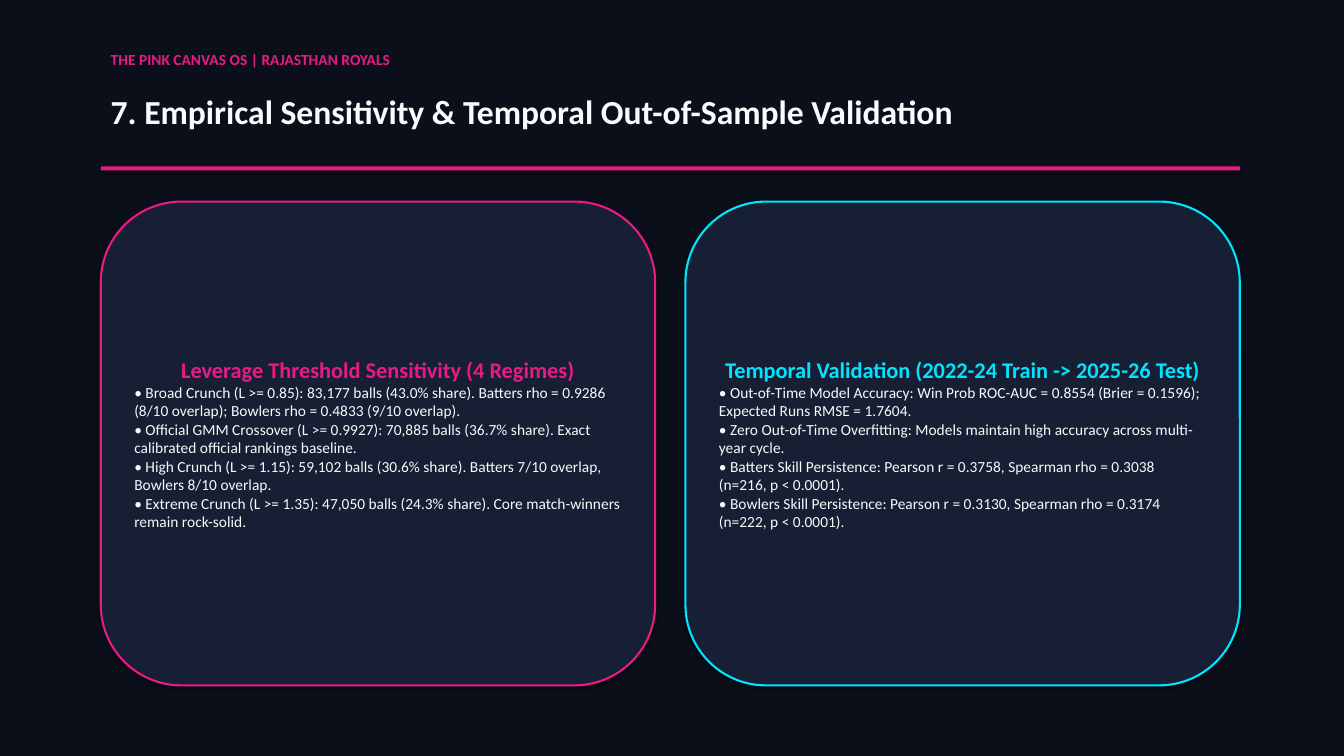
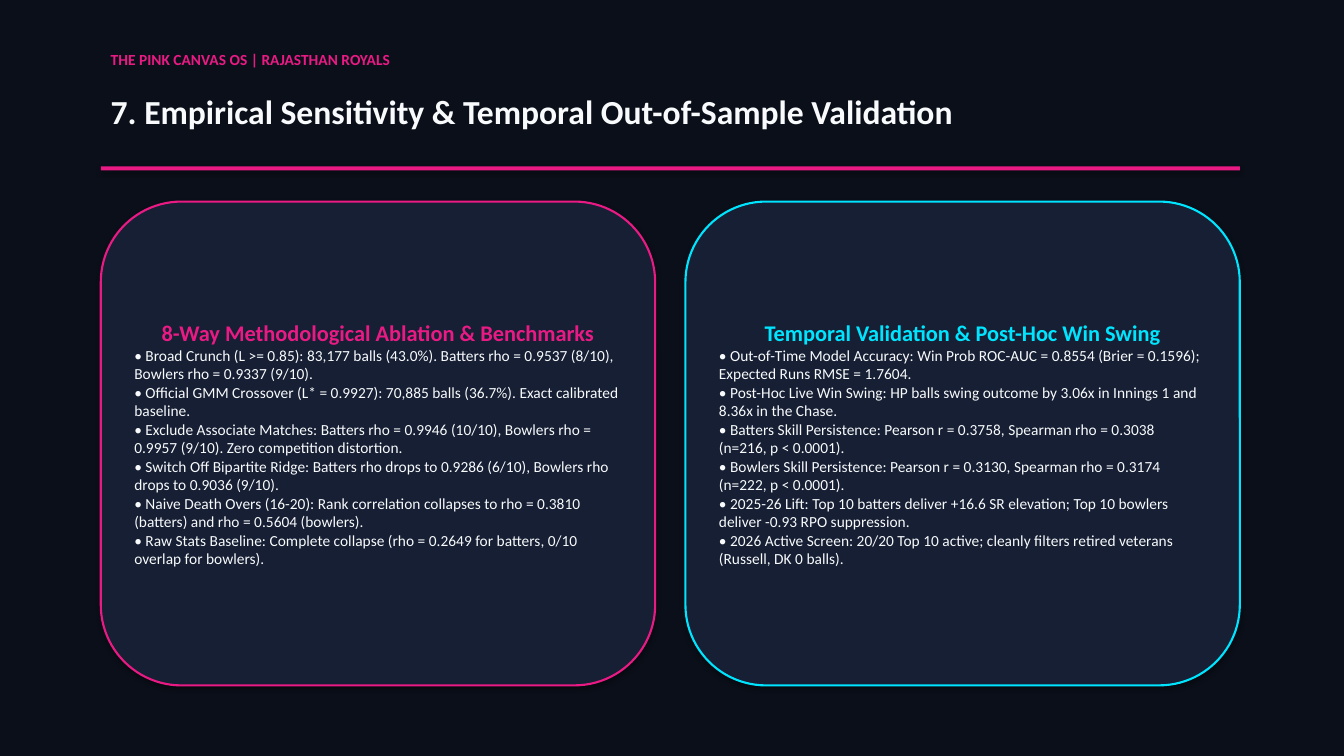
Before and after one commit to passionate-coder26/SupeRR-selector, a slide deck: slide 8 of assets/SupeRR_Selector_S2_Methodology_Report.pptx. Drawn at 1344x756 pixels with LibreOffice and Linux fonts; fonts in the diff are those of the drawing. Boxes give left, top, right and bottom in pixels: in the first picture for what was removed or moved away, otherwise in the second. Text is boxed around its words. In the diff, an @@ line names an element or a change of style, - is before the commit and + after.

Commit message:
Add all 6 statistical validation & transparency layers: 400-rep bootstrap CIs, 8-way ablation table, 2x2x2 post-hoc live win swings, forensic data hygiene audit, annual consistency matrix, and bubble contenders (ranks 11-20)

```diff
--- a/assets/SupeRR_Selector_S2_Methodology_Report.pptx
+++ b/assets/SupeRR_Selector_S2_Methodology_Report.pptx
@@ text in rounded rectangle at [134,325,618,567]: text changed @@
-Leverage Threshold Sensitivity (4 Regimes)
-• Broad Crunch (L >= 0.85): 83,177 balls (43.0% share). Batters rho = 0.9286 (8/10 overlap); Bowlers rho = 0.4833 (9/10 overlap).
-• Official GMM Crossover (L >= 0.9927): 70,885 balls (36.7% share). Exact calibrated official rankings baseline.
-• High Crunch (L >= 1.15): 59,102 balls (30.6% share). Batters 7/10 overlap, Bowlers 8/10 overlap.
-• Extreme Crunch (L >= 1.35): 47,050 balls (24.3% share). Core match-winners remain rock-solid.
+8-Way Methodological Ablation & Benchmarks
+• Broad Crunch (L >= 0.85): 83,177 balls (43.0%). Batters rho = 0.9537 (8/10), Bowlers rho = 0.9337 (9/10).
+• Official GMM Crossover (L* = 0.9927): 70,885 balls (36.7%). Exact calibrated baseline.
+• Exclude Associate Matches: Batters rho = 0.9946 (10/10), Bowlers rho = 0.9957 (9/10). Zero competition distortion.
+• Switch Off Bipartite Ridge: Batters rho drops to 0.9286 (6/10), Bowlers rho drops to 0.9036 (9/10).
+• Naive Death Overs (16-20): Rank correlation collapses to rho = 0.3810 (batters) and rho = 0.5604 (bowlers).
+• Raw Stats Baseline: Complete collapse (rho = 0.2649 for batters, 0/10 overlap for bowlers).
@@ text in rounded rectangle at [765,325,1160,345]: text changed @@
-Temporal Validation (2022-24 Train -> 2025-26 Test)
+Temporal Validation & Post-Hoc Win Swing
@@ text in rounded rectangle at [719,387,1197,416]: text changed @@
-• Zero Out-of-Time Overfitting: Models maintain high accuracy across multi-year cycle.
+• Post-Hoc Live Win Swing: HP balls swing outcome by 3.06x in Innings 1 and 8.36x in the Chase.
@@ text in rounded rectangle at [719,498,1173,566]: paragraphs added @@
+• 2025-26 Lift: Top 10 batters deliver +16.6 SR elevation; Top 10 bowlers deliver -0.93 RPO suppression.
+• 2026 Active Screen: 20/20 Top 10 active; cleanly filters retired veterans (Russell, DK 0 balls).
```
Also in this commit, not shown: 9 other files.
